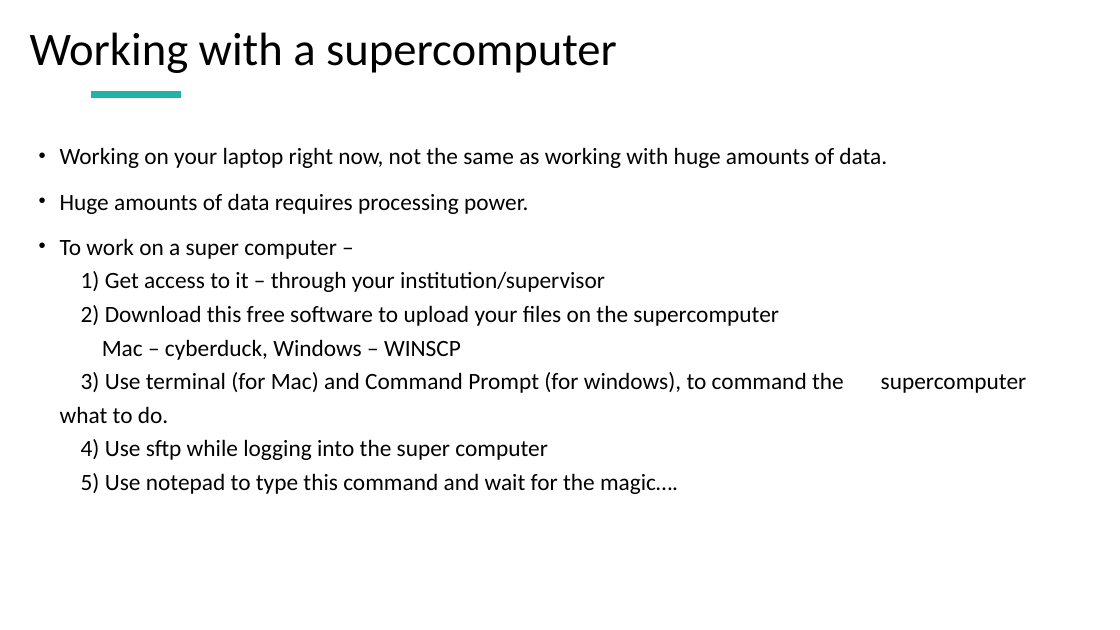
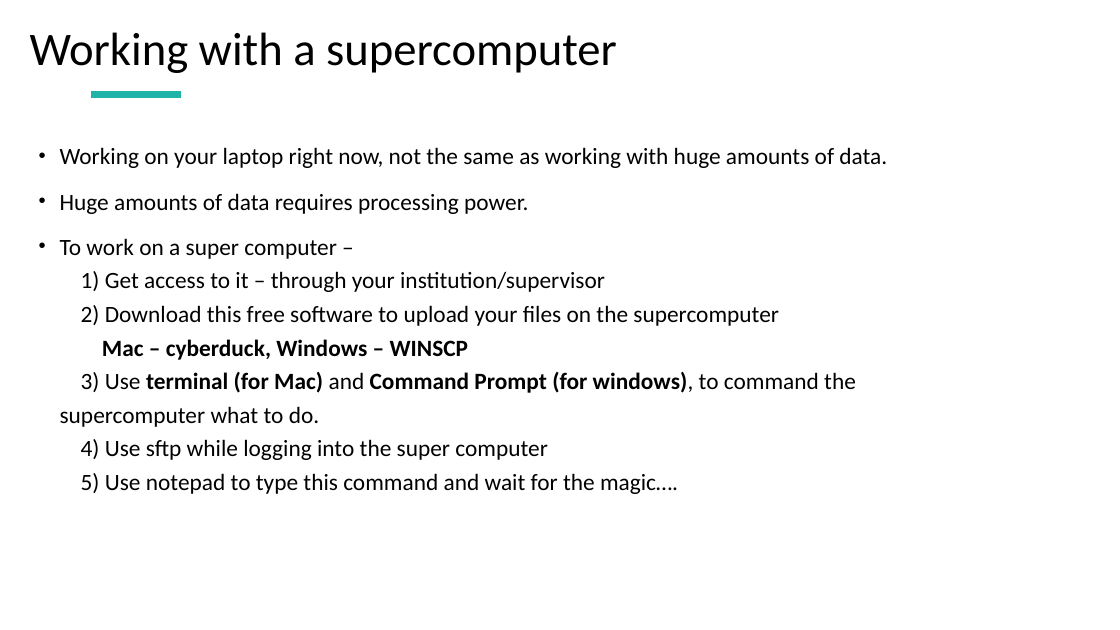
Before and after one commit to CheshtaaChitkara/AB327-827, a slide deck: slide 25 of Lecture/BIOINFORMATICS AND DADA 2.pptx (slide 22 before the commit). Drawn at 1120x630 pixels with LibreOffice and Linux fonts; fonts in the diff are those of the drawing. Boxes give left, top, right and bottom in pixels: in the first picture for what was removed or moved away, otherwise in the second. Text is boxed around its words. In the diff, an @@ line names an element or a change of style, - is before the commit and + after.

```diff
--- a/Lecture/BIOINFORMATICS AND DADA 2.pptx
+++ b/Lecture/BIOINFORMATICS AND DADA 2.pptx
@@ text at (x1=60, y1=238, x2=856, y2=494): bold on in "Mac – cyberduck, Windows – WINSCP terminal ..." @@
```
Also in this commit, not shown: 8 other slides changed, 5 slides added, 2 slides removed.
